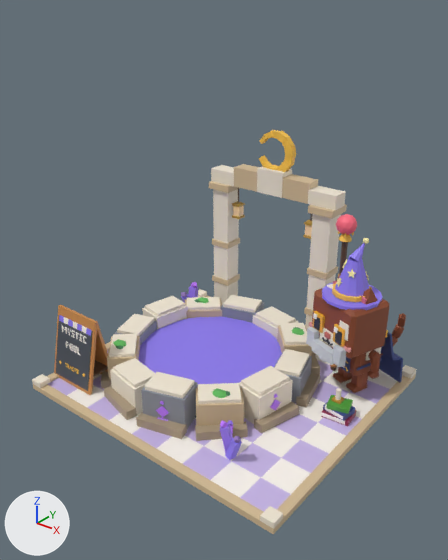
The FBX model assets/cat-cafe/exports/CatCafe_Camp_Park_MysticPool.fbx, before and after one commit.
Rendered twice from a 50 mm lens placed at (0.1114, -0.1388, 0.1269), pointed at (0.003, -0.0033, 0.0429). The lights are fixed; the arrows at lower left show +X, +Y and +Z. The first picture is the older version. Where no turn or scale is listed for an object, it has been applied to the vertices.

The older version as bpy lines, for what is in view:
```python
me_catcafe_camp_park_mysticpool = bpy.data.meshes.new('CatCafe_Camp_Park_MysticPool')
me_catcafe_camp_park_mysticpool.from_pydata(...)  # 1670 vertices, 1533 faces; spans x -0.05..0.05, y -0.042..0.046, z 0.0..0.0799
me_catcafe_camp_park_mysticpool.materials.append(mat_catcafe_palette)
me_catcafe_camp_park_mysticpool_liquid_glow = bpy.data.meshes.new('CatCafe_Camp_Park_MysticPool_Liquid_Glow')
me_catcafe_camp_park_mysticpool_liquid_glow.from_pydata(...)  # a 24-sided cylinder along z spanning x -0.0345..0.0165, y -0.0215..0.0295, z 0.0022..0.0085
me_catcafe_camp_park_mysticpool_liquid_glow.materials.append(mat_catcafe_palette)
me_catcafe_camp_park_mysticpool_sage_body = bpy.data.meshes.new('CatCafe_Camp_Park_MysticPool_Sage_Body')
me_catcafe_camp_park_mysticpool_sage_body.from_pydata(...)  # 176 vertices, 156 faces; spans x -0.0098..0.0089, y -0.0088..0.0065, z 0.0076..0.0219
me_catcafe_camp_park_mysticpool_sage_body.materials.append(mat_catcafe_palette)
ob_catcafe_camp_park_mysticpool = bpy.data.objects.new('CatCafe_Camp_Park_MysticPool', me_catcafe_camp_park_mysticpool)
ob_catcafe_camp_park_mysticpool.location = (0.0, 0.0, 0.0)
ob_catcafe_camp_park_mysticpool_liquid_glow = bpy.data.objects.new('CatCafe_Camp_Park_MysticPool_Liquid_Glow', me_catcafe_camp_park_mysticpool_liquid_glow)
ob_catcafe_camp_park_mysticpool_liquid_glow.location = (0.0, 0.0, 0.0)
ob_catcafe_camp_park_mysticpool_sage_body = bpy.data.objects.new('CatCafe_Camp_Park_MysticPool_Sage_Body', me_catcafe_camp_park_mysticpool_sage_body)
ob_catcafe_camp_park_mysticpool_sage_body.location = (0.035, 0.029, 0.0012)
# also in view: 'CatCafe_Camp_Park_MysticPool_Sage_Head' at (0.0329, 0.0235, 0.0283); 'CatCafe_Camp_Park_MysticPool_Sage_Prop' at (0.0322, 0.0224, 0.0349); 'CatCafe_Camp_Park_MysticPool_Sage_Prop2' at (0.0384, 0.0369, 0.0128); 'CatCafe_Camp_Park_MysticPool_Sage_Staff' at (0.0256, 0.0309, 0.0305)
```
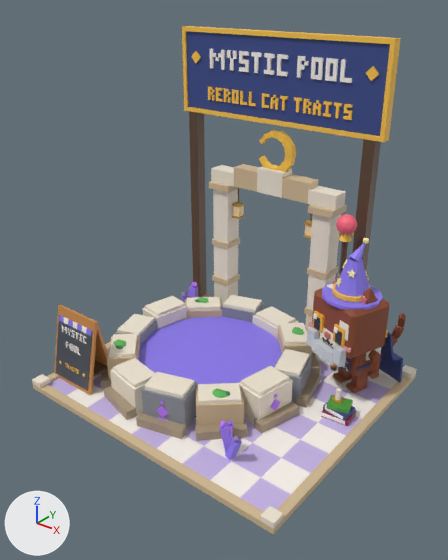
Boxes [x1, y1, x2, y2] around the edits, measured in the pictures (448 x 560 px):
'CatCafe_Camp_Park_MysticPool', reshaped (26% taller): before [32, 130, 417, 534]; after [32, 26, 417, 534]
part 1 of me_catcafe_camp_park_mysticpool, added (brown): after [352, 139, 381, 272]
part 2 of me_catcafe_camp_park_mysticpool, added (brown): after [189, 111, 207, 297]
part 3 of me_catcafe_camp_park_mysticpool, added (blue): after [186, 31, 390, 136]
part 4 of me_catcafe_camp_park_mysticpool, added: after [210, 49, 214, 68]
part 5 of me_catcafe_camp_park_mysticpool, added: after [221, 50, 225, 70]
part 6 of me_catcafe_camp_park_mysticpool, added: after [251, 52, 262, 57]
part 7 of me_catcafe_camp_park_mysticpool, added: after [254, 57, 259, 73]
part 8 of me_catcafe_camp_park_mysticpool, added: after [264, 53, 275, 58]
part 9 of me_catcafe_camp_park_mysticpool, added: after [335, 106, 340, 118]
part 10 of me_catcafe_camp_park_mysticpool, added (orange): after [182, 26, 401, 142]

The change, as a list of edits to the scene's bpy script:
```text
Change me_catcafe_camp_park_mysticpool:
    used by ob_catcafe_camp_park_mysticpool; location = (0.0, 0.0, 0.0)
    remove me_catcafe_camp_park_mysticpool.from_pydata(...)  # 1670 vertices, 1533 faces; spans x -0.05..0.05, y -0.042..0.046, z 0.0..0.0799
    add me_catcafe_camp_park_mysticpool.from_pydata(...)  # 2350 vertices, 2133 faces; spans x -0.05..0.05, y -0.042..0.046, z 0.0..0.1116
    me_catcafe_camp_park_mysticpool part 1: a new loose piece, a box spanning x 0.025..0.029, y 0.0382..0.0422, z 0.0012..0.0822, in mat_catcafe_palette
    me_catcafe_camp_park_mysticpool part 2: a new loose piece, a box spanning x -0.047..-0.043, y 0.0382..0.0422, z 0.0012..0.0822, in mat_catcafe_palette
    me_catcafe_camp_park_mysticpool part 3: a new loose piece, a box spanning x -0.0485..0.0305, y 0.0391..0.0413, z 0.0834..0.1104, in mat_catcafe_palette
    me_catcafe_camp_park_mysticpool part 4: a new loose piece, a box spanning x -0.03695..-0.03565, y 0.0385..0.0391, z 0.0984..0.1049, in mat_catcafe_palette
    me_catcafe_camp_park_mysticpool part 5: a new loose piece, a box spanning x -0.03175..-0.03045, y 0.0385..0.0391, z 0.0984..0.1049, in mat_catcafe_palette
    me_catcafe_camp_park_mysticpool part 6: a new loose piece, a box spanning x -0.01875..-0.01485, y 0.0385..0.0391, z 0.1036..0.1049, in mat_catcafe_palette
    me_catcafe_camp_park_mysticpool part 7: a new loose piece, a box spanning x -0.01745..-0.01615, y 0.0385..0.0391, z 0.0984..0.1036, in mat_catcafe_palette
    me_catcafe_camp_park_mysticpool part 8: a new loose piece, a box spanning x -0.01355..-0.00965, y 0.0385..0.0391, z 0.1036..0.1049, in mat_catcafe_palette
    me_catcafe_camp_park_mysticpool part 9: a new loose piece, a box spanning x 0.01446..0.01538, y 0.0385..0.0391, z 0.0874..0.09108, in mat_catcafe_palette
    me_catcafe_camp_park_mysticpool part 10: 520 vertices added at x -0.0497..0.0317, y 0.0385..0.0419, z 0.0822..0.1116
    other edits to the shape of me_catcafe_camp_park_mysticpool do not show in these pictures
```
